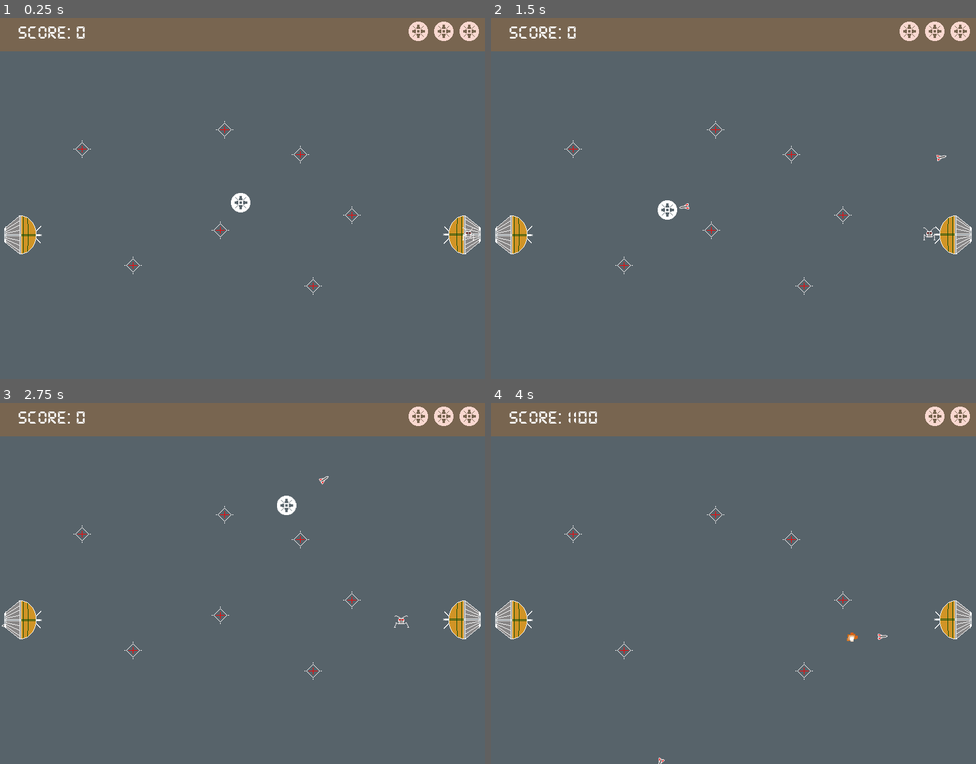
Above: before the commit, frames 1-4 (two rows, left to right).
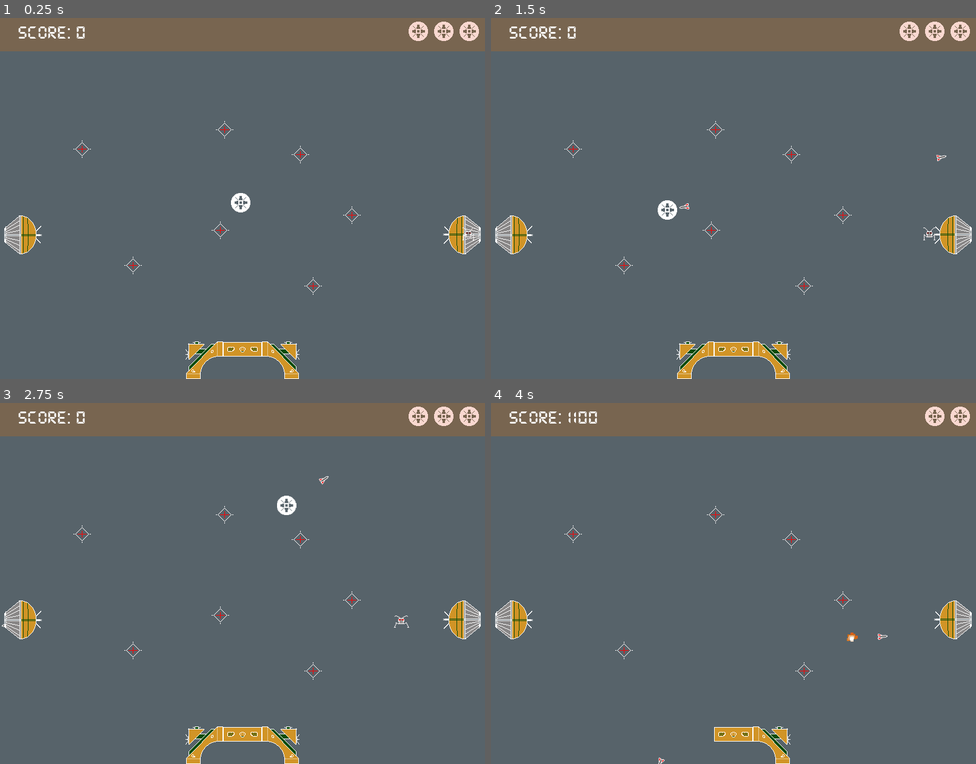
Above: after the commit, the same moments.

Repository: coderdojoathenry/Creators-2024
Game: Godot game, scene res://scenes/main.tscn
Same seed, same stepped clock (60 frames per second), same inputs: the game is played once before the commit and once after it.
Inputs (mouse positions are in pixels of both pictures, inside the frame that each line leads up to):
- Up to frame 1 (0.25 s): no input
- Up to frame 2 (1.5 s): tap Enter at 0.5 s; move the mouse to (840, 180) at 0.52 s; tap Space (Shoot) at 0.6, 1.35 s; move the mouse to (636, 216) at 1.27 s
- Up to frame 3 (2.75 s): move the mouse to (291, 504) at 2.02 s; tap Space (Shoot) at 2.1 s
- Up to frame 4 (4 s): move the mouse to (709, 655) at 2.77 s; tap Space (Shoot) at 2.85, 3.6 s; move the mouse to (879, 637) at 3.52 s

The runs differ from the first frame. In frame 1, 1.2% of the frame differs, in the area x 38-62%, y 89-100%; in frame 2, 1.2%; in frame 3, 1.2%; in frame 4, 0.8%.

Commit message:
Added the gate

Diff:
--- /dev/null
+++ b/Crystal Quest/crystal-quest/scenes/gate.tscn
@@ -0,0 +1,53 @@
+[gd_scene load_steps=6 format=3 uid="uid://wnlwhp3331hj"]
+
+[ext_resource type="Script" path="res://scripts/gate.gd" id="1_o3fei"]
+[ext_resource type="Texture2D" uid="uid://jol7cqex4ijy" path="res://textures/Exit_side.png" id="2_ihga0"]
+[ext_resource type="Texture2D" uid="uid://8o733g7867ki" path="res://textures/Exit_middle.png" id="3_ot47c"]
+
+[sub_resource type="RectangleShape2D" id="RectangleShape2D_fs41h"]
+size = Vector2(64, 64)
+
+[sub_resource type="RectangleShape2D" id="RectangleShape2D_xfyx2"]
+size = Vector2(64, 50)
+
+[node name="Gate" type="Node2D"]
+script = ExtResource("1_o3fei")
+
+[node name="GateLeft" type="StaticBody2D" parent="."]
+position = Vector2(-64, -32)
+collision_layer = 8
+
+[node name="CollisionShape2D" type="CollisionShape2D" parent="GateLeft"]
+shape = SubResource("RectangleShape2D_fs41h")
+
+[node name="Sprite2D" type="Sprite2D" parent="GateLeft"]
+texture = ExtResource("2_ihga0")
+
+[node name="GateRight" type="StaticBody2D" parent="."]
+position = Vector2(64, -32)
+collision_layer = 8
+
+[node name="CollisionShape2D" type="CollisionShape2D" parent="GateRight"]
+shape = SubResource("RectangleShape2D_fs41h")
+
+[node name="Sprite2D" type="Sprite2D" parent="GateRight"]
+scale = Vector2(-1, 1)
+texture = ExtResource("2_ihga0")
+
+[node name="GateMiddle" type="StaticBody2D" parent="."]
+position = Vector2(0, -32)
+collision_layer = 8
+
+[node name="CollisionShape2D" type="CollisionShape2D" parent="GateMiddle"]
+shape = SubResource("RectangleShape2D_fs41h")
+
+[node name="Sprite2D" type="Sprite2D" parent="GateMiddle"]
+scale = Vector2(-1, 1)
+texture = ExtResource("3_ot47c")
+
+[node name="Exit" type="Area2D" parent="."]
+position = Vector2(0, -32)
+collision_layer = 2
+
+[node name="CollisionShape2D" type="CollisionShape2D" parent="Exit"]
+shape = SubResource("RectangleShape2D_xfyx2")
--- a/Crystal Quest/crystal-quest/scenes/main.tscn
+++ b/Crystal Quest/crystal-quest/scenes/main.tscn
@@ -1,16 +1,17 @@
-[gd_scene load_steps=14 format=3 uid="uid://daj431lewf2ne"]
+[gd_scene load_steps=15 format=3 uid="uid://daj431lewf2ne"]
 
 [ext_resource type="Script" path="res://scripts/game_manager.gd" id="1_6go2g"]
 [ext_resource type="FontFile" uid="uid://yqk0bun3i5ev" path="res://Fonts/ds_digital/DS-DIGIB.TTF" id="1_emw55"]
-[ext_resource type="PackedScene" path="res://scenes/explosion_effect_2.tscn" id="2_ejfd4"]
+[ext_resource type="PackedScene" uid="uid://n13glkf6hrkj" path="res://scenes/explosion_effect_2.tscn" id="2_ejfd4"]
 [ext_resource type="Script" path="res://scripts/mouse_hider.gd" id="3_2qat4"]
 [ext_resource type="PackedScene" uid="uid://bmffrg4pn40r4" path="res://scenes/ship.tscn" id="3_bj7hq"]
 [ext_resource type="AudioStream" uid="uid://bl0ba64b81u5e" path="res://audio/explosion-6-340463.mp3" id="5_8kpdn"]
 [ext_resource type="AudioStream" uid="uid://cechx1y6tqk8e" path="res://audio/coin-collect-retro-8-bit-sound-effect-145251.mp3" id="6_rto0x"]
 [ext_resource type="Script" path="res://scenes/spawn_layer.gd" id="7_1mpyu"]
 [ext_resource type="Texture2D" uid="uid://cgaemfwu7ygfw" path="res://textures/ship.png" id="10_1oh8u"]
+[ext_resource type="PackedScene" uid="uid://wnlwhp3331hj" path="res://scenes/gate.tscn" id="10_i6dk5"]
 [ext_resource type="PackedScene" uid="uid://dvdmnc01eblcw" path="res://scenes/level0.tscn" id="10_rhqli"]
-[ext_resource type="PackedScene" path="res://scenes/base.tscn" id="13_3m1ym"]
+[ext_resource type="PackedScene" uid="uid://dgplcyhfwdbsp" path="res://scenes/base.tscn" id="13_3m1ym"]
 
 [sub_resource type="RectangleShape2D" id="RectangleShape2D_1kds1"]
 size = Vector2(800, 10)
@@ -136,51 +137,56 @@
 [node name="MouseHider" type="Node2D" parent="."]
 script = ExtResource("3_2qat4")
 
-[node name="Walls" type="Node2D" parent="."]
+[node name="Environment" type="Node2D" parent="."]
 
-[node name="Top Wall" type="StaticBody2D" parent="Walls"]
+[node name="Walls" type="Node2D" parent="Environment"]
+
+[node name="Top Wall" type="StaticBody2D" parent="Environment/Walls"]
 position = Vector2(400, 60)
 collision_layer = 2
 
-[node name="CollisionShape2D" type="CollisionShape2D" parent="Walls/Top Wall"]
+[node name="CollisionShape2D" type="CollisionShape2D" parent="Environment/Walls/Top Wall"]
 shape = SubResource("RectangleShape2D_1kds1")
 
-[node name="Bottom Wall" type="StaticBody2D" parent="Walls"]
+[node name="Bottom Wall" type="StaticBody2D" parent="Environment/Walls"]
 position = Vector2(400, 600)
 collision_layer = 2
 
-[node name="CollisionShape2D" type="CollisionShape2D" parent="Walls/Bottom Wall"]
+[node name="CollisionShape2D" type="CollisionShape2D" parent="Environment/Walls/Bottom Wall"]
 shape = SubResource("RectangleShape2D_1kds1")
 
-[node name="Left Wall" type="StaticBody2D" parent="Walls"]
+[node name="Left Wall" type="StaticBody2D" parent="Environment/Walls"]
 position = Vector2(0, 330)
 collision_layer = 2
 
-[node name="CollisionShape2D" type="CollisionShape2D" parent="Walls/Left Wall"]
+[node name="CollisionShape2D" type="CollisionShape2D" parent="Environment/Walls/Left Wall"]
 shape = SubResource("RectangleShape2D_igmsx")
 
-[node name="Right Wall" type="StaticBody2D" parent="Walls"]
+[node name="Right Wall" type="StaticBody2D" parent="Environment/Walls"]
 position = Vector2(800, 330)
 collision_layer = 2
 
-[node name="CollisionShape2D" type="CollisionShape2D" parent="Walls/Right Wall"]
+[node name="CollisionShape2D" type="CollisionShape2D" parent="Environment/Walls/Right Wall"]
 shape = SubResource("RectangleShape2D_igmsx")
+
+[node name="SpawnLayer" type="Node2D" parent="Environment"]
+unique_name_in_owner = true
+script = ExtResource("7_1mpyu")
+
+[node name="Base_left" parent="Environment" instance=ExtResource("13_3m1ym")]
+
+[node name="Base_right" parent="Environment" instance=ExtResource("13_3m1ym")]
+position = Vector2(761, 362)
+rotation = 3.14159
+
+[node name="Gate" parent="Environment" instance=ExtResource("10_i6dk5")]
+position = Vector2(400, 600)
 
 [node name="Ship" parent="." instance=ExtResource("3_bj7hq")]
 position = Vector2(392, 324)
 speed_by_distance = 8.0
 min_time_between_missiles = 0.25
 
-[node name="SpawnLayer" type="Node2D" parent="."]
-unique_name_in_owner = true
-script = ExtResource("7_1mpyu")
-
-[node name="Base_left" parent="." instance=ExtResource("13_3m1ym")]
-
-[node name="Base_right" parent="." instance=ExtResource("13_3m1ym")]
-position = Vector2(761, 362)
-rotation = 3.14159
-
 [node name="Level" parent="." instance=ExtResource("10_rhqli")]
 
 [connection signal="timeout" from="GameManager/RespawnTimer" to="GameManager" method="_on_respawn_timer_timeout"]
--- a/Crystal Quest/crystal-quest/scripts/game_manager.gd
+++ b/Crystal Quest/crystal-quest/scripts/game_manager.gd
@@ -12,8 +12,8 @@
 @onready var respawn_timer: Timer = $RespawnTimer
 @onready var destroy_sound: AudioStreamPlayer2D = $DestroySound
 @onready var collect_sound: AudioStreamPlayer2D = $CollectSound
-@onready var base_left : Node2D = $"../Base_left"
-@onready var base_right : Node2D = $"../Base_right"
+@onready var base_left : Node2D = $"../Environment/Base_left"
+@onready var base_right : Node2D = $"../Environment/Base_right"
 
 var ship_initial_position : Vector2
 var explosion_instance : Node2D
@@ -82,3 +82,6 @@
 
 func _on_level_cleared() -> void:
 	print_debug("Level cleared")
+
+func level_exited() -> void:
+	print_debug("Level exited")
--- /dev/null
+++ b/Crystal Quest/crystal-quest/scripts/gate.gd
@@ -0,0 +1,29 @@
+extends Node2D
+
+@onready var gate_middle: StaticBody2D = $GateMiddle
+@onready var exit: Area2D = $Exit
+
+# Called when the node enters the scene tree for the first time.
+func _ready() -> void:
+	GlobalObjects.reset_play_area.connect(_on_reset_play_area)
+	GlobalObjects.crystals_cleared.connect(_on_crystals_cleared)
+	exit.body_entered.connect(_on_exit_entered)
+
+# Called every frame. 'delta' is the elapsed time since the previous frame.
+func _process(delta: float) -> void:
+	pass
+
+func _on_exit_entered(body : Node2D) -> void:
+	GlobalObjects.GameManager.level_exited()
+
+func _on_reset_play_area() -> void:
+	close()
+
+func _on_crystals_cleared() -> void:
+	open()
+
+func open() -> void:
+	remove_child(gate_middle)
+
+func close() -> void:
+	add_child(gate_middle)
Binary file added: Crystal Quest/crystal-quest/textures/Exit_middle.png
Not shown, added: Crystal Quest/crystal-quest/textures/Exit_middle.png.import
Binary file added: Crystal Quest/crystal-quest/textures/Exit_side.png
Not shown, added: Crystal Quest/crystal-quest/textures/Exit_side.png.import
